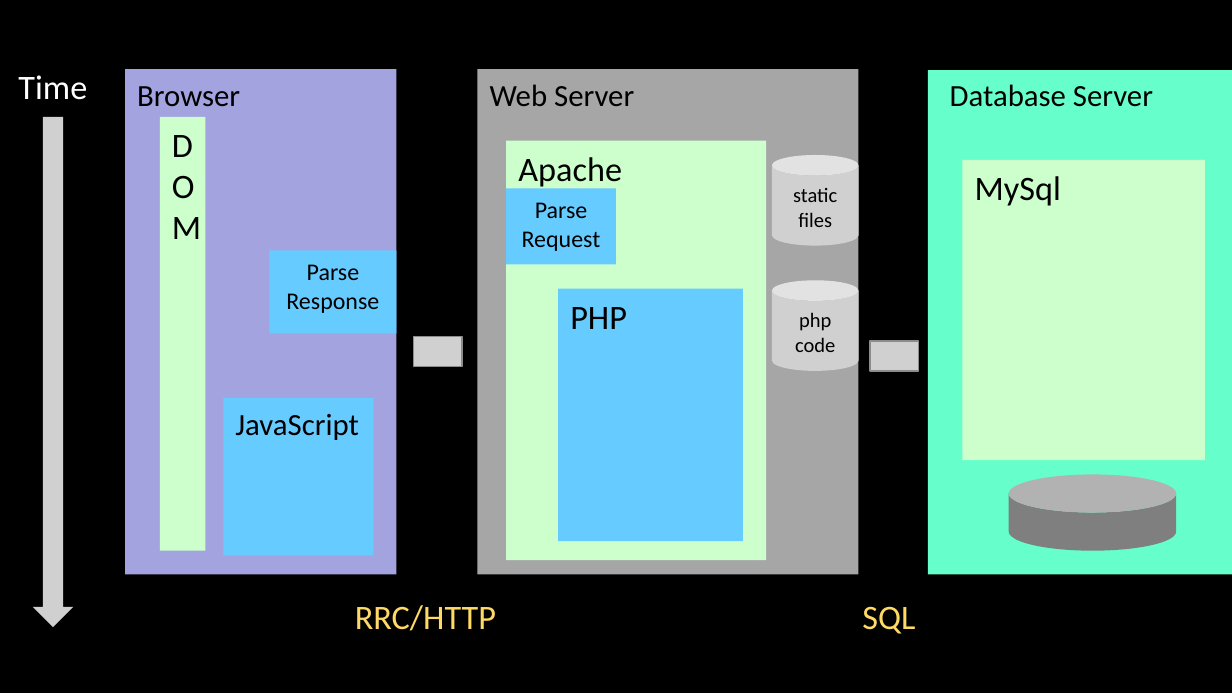
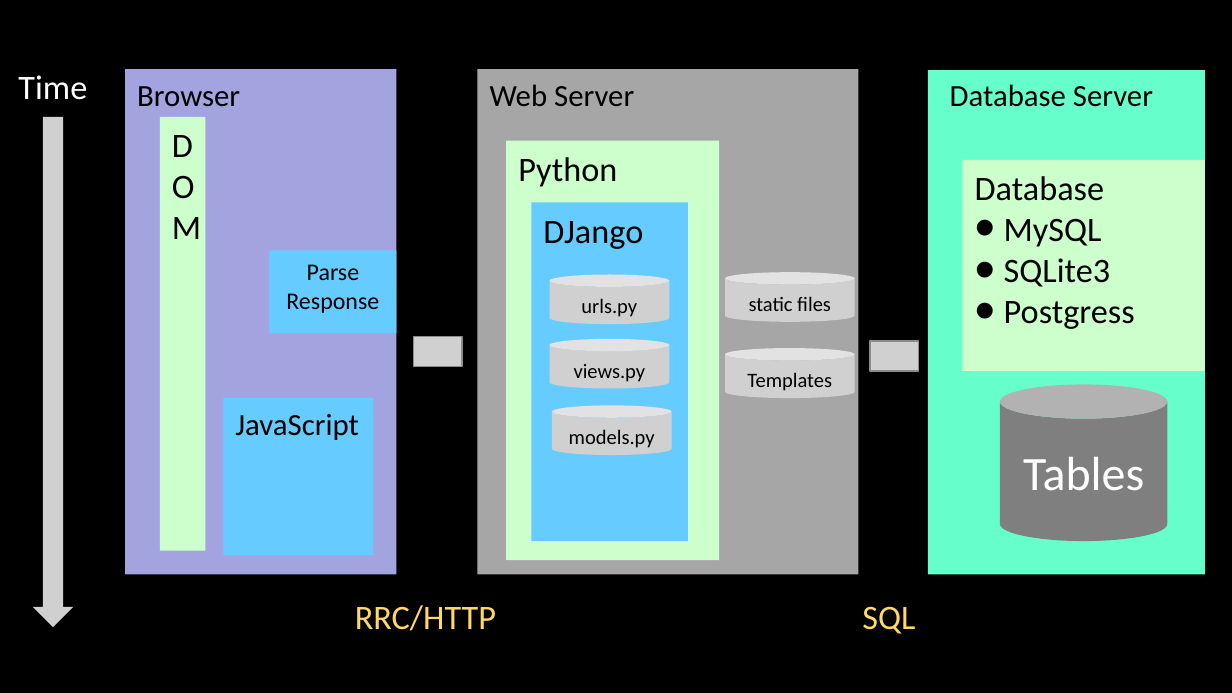
Before and after one commit to csev/dj4e, a slide deck: slide 22 of lectures/Web-01-HTTP.ppt. Drawn at 1232x693 pixels with LibreOffice and Linux fonts; fonts in the diff are those of the drawing; grey boxes stand for pictures. Boxes give left, top, right and bottom in pixels: in the first picture for what was removed or moved away, otherwise in the second. Text is boxed around its words. In the diff, an @@ line names an element or a change of style, - is before the commit and + after.

Commit message:
Update for DJango

```diff
--- a/lectures/Web-01-HTTP.ppt
+++ b/lectures/Web-01-HTTP.ppt
@@ rectangle: place and size @@
-rectangle at <box>928,70,1232,575</box>
+rectangle at <box>928,70,1205,575</box>
@@ rectangle "Python": place and size @@
-rectangle "Python" at <box>506,140,766,561</box>
+rectangle "Python" at <box>506,140,719,561</box>
@@ text in rectangle at <box>518,157,617,187</box>: text changed @@
-Apache
+Python
@@ rectangle "Database": place and size @@
-rectangle "Database" at <box>962,160,1205,461</box>
+rectangle "Database" at <box>962,160,1205,371</box>
@@ text in rectangle at <box>975,176,1135,329</box>: text changed @@
-MySql
+Database
+• MySQL
+• SQLite3
+• Postgress
@@ rectangle removed at <box>506,188,616,265</box> @@
-Parse
-Request
@@ rectangle "DJango": place and size @@
-rectangle "DJango" at <box>558,288,743,541</box>
+rectangle "DJango" at <box>531,202,687,541</box>
@@ text in rectangle at <box>543,221,643,249</box>: text changed @@
-PHP
+DJango
@@ picture added at <box>549,275,669,324</box>, 12 pt, text #000000 @@
+urls.py
@@ picture "static files": place and size @@
-picture "static files" at <box>772,155,859,246</box>
+picture "static files" at <box>726,272,855,322</box>
@@ text in picture at <box>749,296,831,311</box>: text changed @@
-static
-files
+static files
@@ picture added at <box>549,339,669,388</box>, 12 pt, text #000000 @@
+views.py
@@ picture "Templates": place and size @@
-picture "Templates" at <box>772,281,859,372</box>
+picture "Templates" at <box>726,349,855,399</box>
@@ text in picture at <box>747,372,832,391</box>: text changed @@
-php
-code
+Templates
@@ cylinder "Tables": place and size @@
-cylinder "Tables" at <box>1009,474,1177,551</box>
+cylinder "Tables" at <box>1000,384,1168,541</box>
@@ cylinder "Tables" at <box>1000,384,1168,541</box>: proportions changed @@
@@ picture added at <box>552,405,671,455</box>, 12 pt, text #000000 @@
+models.py
@@ text in cylinder at <box>1023,457,1144,491</box>: text added @@
+Tables
```
Also in this commit, not shown: 3 other slides changed, 1 slide removed.
